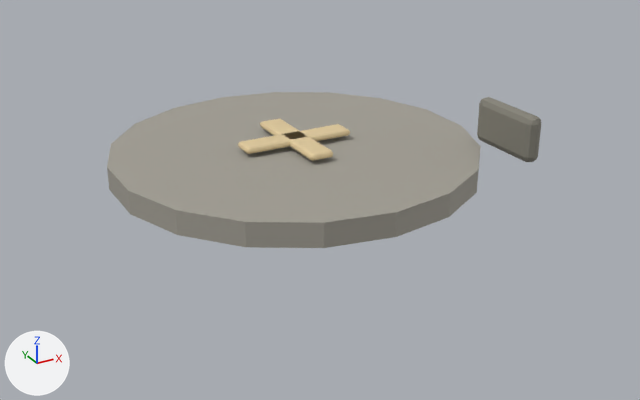
Before and after pictures for a commit that changed the glTF model game/assets/models/com_service_depot.glb.
Before and after are seen from a 50 mm lens placed at (-1.65, -3.22, 1.51), pointed at (0.04, -0.15, -0.03). The axes (+X, +Y, +Z) are drawn at lower left. The lights are the same throughout. The first picture is the older version. Vertices at exactly the same position are counted once.

Script lines for the objects in view, before the commit:
```python
me_cube_050 = bpy.data.meshes.new('Cube.050')
me_cube_050.from_pydata(...)  # 236 vertices, 452 faces; spans x -0.79..0.79, y -0.8..0.8, z 0.02..0.38
# faces by material slot: [200, 68, 184]
me_cube_050.materials.append(mat_olived_0_0)  # grey #89867c
me_cube_050.materials.append(mat_olive_0_0)  # grey #a8a499
me_cube_050.materials.append(mat_ferrite_0_0)  # beige #e6d0a2
ob_com_service_depot = bpy.data.objects.new('com_service_depot', me_cube_050)
ob_com_service_depot.location = (0.0, 0.0, 0.0)
```
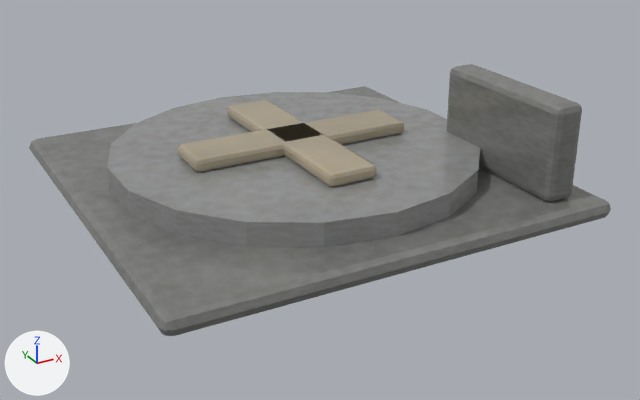
Changed parts and their boxes (x1, y1, x2, y2) in the pictures (640 x 400 px):
'com_service_depot', reshaped (34% wider, 74% taller)
    before: (107, 92, 541, 248)
    after: (29, 64, 611, 336)
part 1 of me_cube_050, added
    after: (29, 86, 611, 336)
part 2 of me_cube_050, added
    after: (178, 110, 404, 172)
part 3 of me_cube_050, added (beige)
    after: (227, 100, 377, 187)
part 4 of me_cube_050, added
    after: (446, 64, 582, 201)
part 5 of me_cube_050, deleted
    before: (477, 97, 541, 162)
part 6 of me_cube_050, deleted (beige)
    before: (260, 119, 333, 161)
part 7 of me_cube_050, deleted (beige)
    before: (238, 124, 350, 154)
part 8 of me_cube_050, recoloured
    both: (107, 92, 480, 248)

The change in detail:
Picture 'com_service_depot_diff' (img_com_service_depot_diff) is new.
Picture 'com_service_depot_rough' (img_com_service_depot_rough) is new.
Material 'com_service_depot_baked' (mat_com_service_depot_baked) is new.
Uses the picture img_com_service_depot_diff.
Uses the picture img_com_service_depot_rough.
me_cube_050 is used by ob_com_service_depot; location (0.0, 0.0, 0.0).
me_cube_050 had 236 vertices, 452 faces and spanned x -0.79..0.79, y -0.8..0.8, z 0.02..0.38.
me_cube_050 no longer uses material mat_olived_0_0 (grey #89867c).
me_cube_050 no longer uses material mat_ferrite_0_0 (beige #e6d0a2).
me_cube_050 now has 260 vertices, 500 faces and spans x -0.95..0.95, y -0.95..0.95, z 0.0..0.48.
me_cube_050 part 1: a new loose piece of 56 vertices spanning x -0.95..0.95, y -0.95..0.95, z 0.0..0.08, in mat_com_service_depot_baked.
me_cube_050 part 2: a new loose piece of 56 vertices spanning x -0.5..0.5, y -0.11..0.11, z 0.18..0.24, in mat_com_service_depot_baked.
me_cube_050 part 3: a new loose piece of 56 vertices spanning x -0.11..0.11, y -0.5..0.5, z 0.18..0.24, in mat_com_service_depot_baked.
me_cube_050 part 4: a new loose piece of 56 vertices spanning x 0.68..0.82, y -0.85..-0.15, z 0.08..0.48, in mat_com_service_depot_baked.
me_cube_050 part 5: the loose piece of 56 vertices spanning x 0.71..0.79, y -0.68..-0.32, z 0.18..0.38 is deleted.
me_cube_050 part 6: the loose piece of 48 vertices spanning x -0.05..0.05, y -0.25..0.25, z 0.19..0.22 is deleted.
me_cube_050 part 7: the loose piece of 48 vertices spanning x -0.25..0.25, y -0.05..0.05, z 0.19..0.22 is deleted.
me_cube_050 part 8: 68 faces spanning x -0.79..0.79, y -0.8..0.8, z 0.08..0.18 switch from mat_olive_0_0 (grey #a8a499) to mat_com_service_depot_baked.
Other edits to the shape of me_cube_050 do not show in these pictures.
